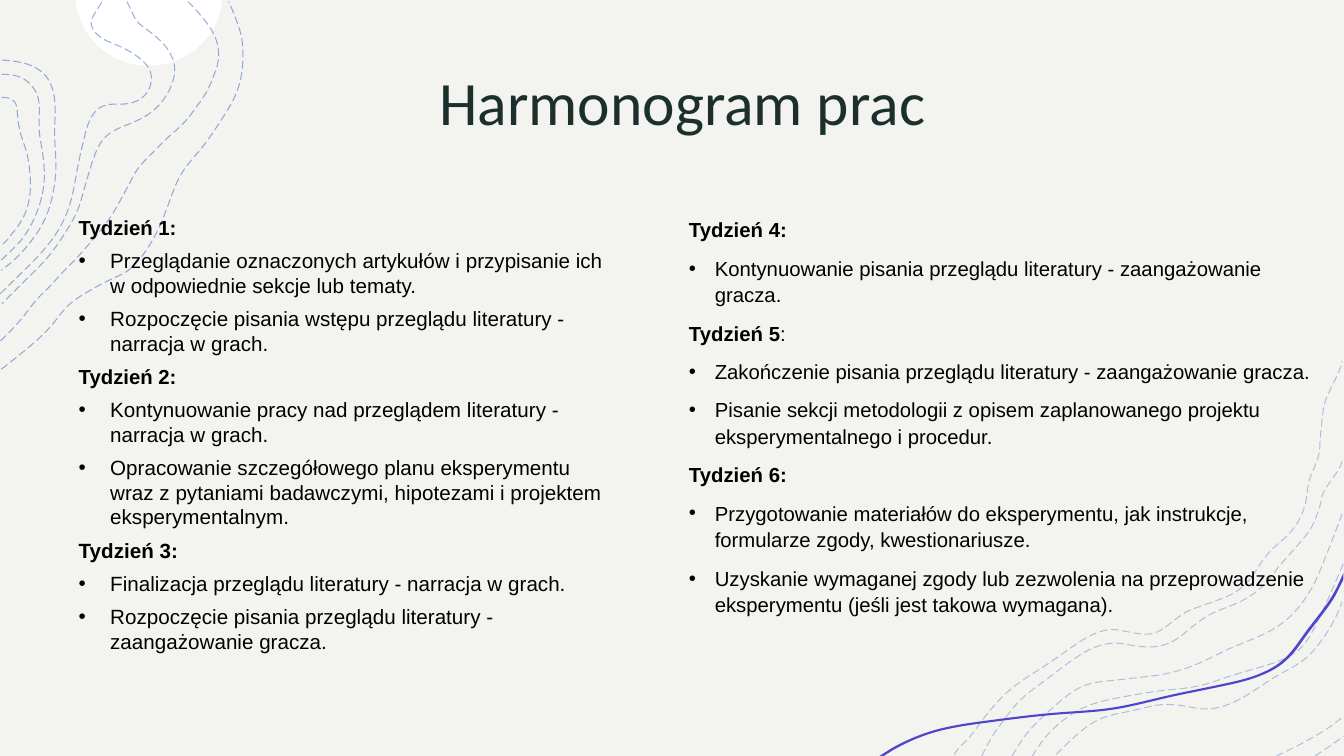
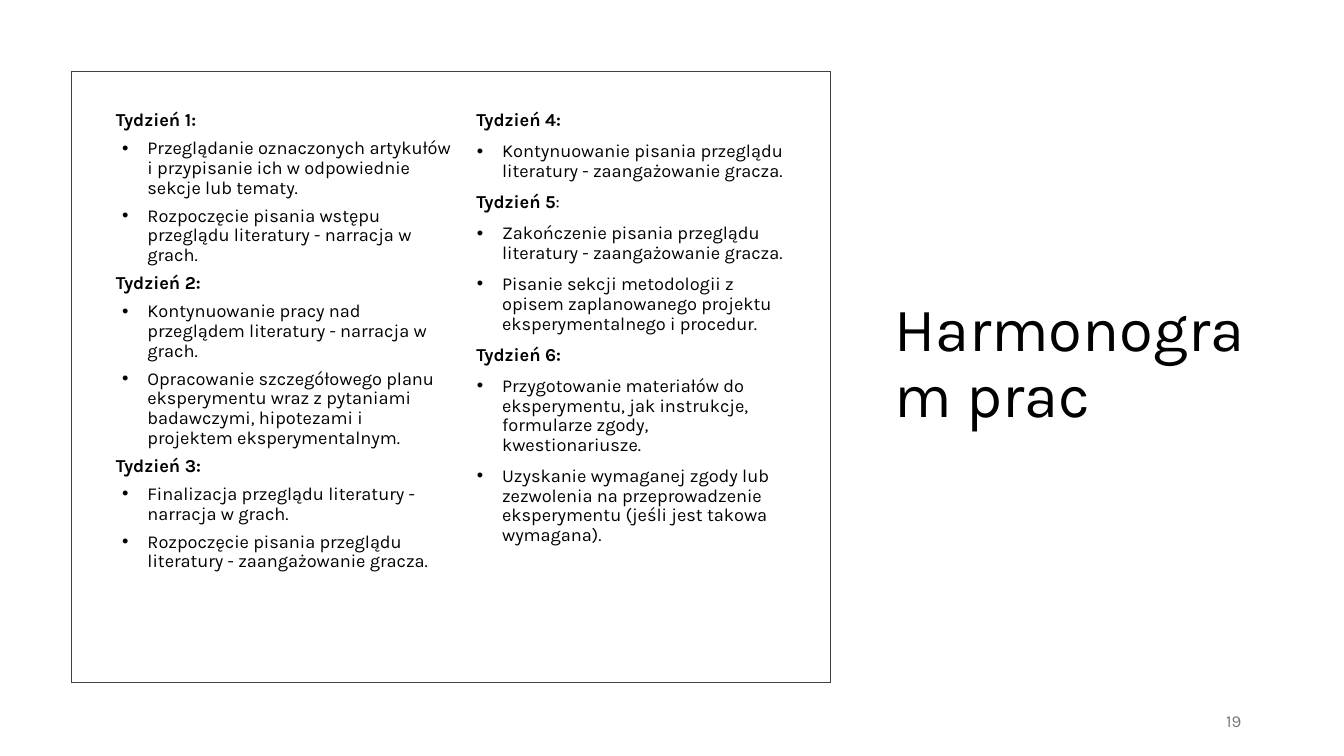
Before and after one commit to KyattPL/masters-backup, a slide deck: slide 19 of Seminarium Dyplomowe/Seminarium dyplomowe - prezka 1.pptx (slide 13 before the commit). Drawn at 1344x756 pixels with LibreOffice and Linux fonts; fonts in the diff are those of the drawing. Boxes give left, top, right and bottom in pixels: in the first picture for what was removed or moved away, otherwise in the second. Text is boxed around its words. In the diff, an @@ line names an element or a change of style, - is before the commit and + after.

```diff
--- a/Seminarium Dyplomowe/Seminarium dyplomowe - prezka 1.pptx
+++ b/Seminarium Dyplomowe/Seminarium dyplomowe - prezka 1.pptx
@@ rectangle removed at (x1=0, y1=0, x2=1344, y2=756) @@
@@ rectangle removed at (x1=0, y1=0, x2=1344, y2=756) @@
@@ freeform shape removed at (x1=1, y1=2, x2=219, y2=341) @@
@@ freeform shape removed at (x1=1, y1=2, x2=152, y2=293) @@
@@ freeform shape removed at (x1=77, y1=0, x2=223, y2=66) @@
@@ freeform shape removed at (x1=1, y1=75, x2=44, y2=261) @@
@@ rectangle added at (x1=71, y1=71, x2=831, y2=683), fill #FFFFFF, outline #404040 0.5 pt @@
@@ title "Harmonogram prac" moved from (x1=439, y1=85, x2=925, y2=136) to (x1=966, y1=387, x2=1090, y2=432) @@
@@ title "Harmonogram prac" at (x1=966, y1=387, x2=1090, y2=432): font Calibri to Karla, text colour #1B302C to #000000; alignment centre to left; line spacing 1 to 0.9 @@
@@ group removed at (x1=1, y1=0, x2=244, y2=369): 8 freeform shapes @@
@@ text "Tydzień 1:" moved from (x1=79, y1=219, x2=602, y2=654) to (x1=116, y1=111, x2=451, y2=572) @@
@@ text "Tydzień 1:" at (x1=116, y1=111, x2=451, y2=572): size 14.5 to 13 pt in "Tydzień 1:", "Tydzień 2:"; font Arial to Karla, size 14.8 to 13 pt; line spacing 1 to 0.9; indent changed @@
@@ text "Tydzień 4:" moved from (x1=689, y1=222, x2=1310, y2=617) to (x1=476, y1=111, x2=783, y2=546) @@
@@ text "Tydzień 4:" at (x1=476, y1=111, x2=783, y2=546): size 14.5 to 13 pt, font Arial to Karla; line spacing 1.1 to 0.9; indent changed @@
@@ group removed at (x1=977, y1=462, x2=1339, y2=756): 5 freeform shapes @@
@@ freeform shape removed at (x1=879, y1=573, x2=1344, y2=756) @@
@@ group removed at (x1=879, y1=362, x2=1344, y2=756): 8 freeform shapes @@
@@ freeform shape removed at (x1=1151, y1=681, x2=1315, y2=755) @@
@@ page number added at (x1=1226, y1=716, x2=1241, y2=727), 12 pt, text #797979 @@
+19
```
Also in this commit, not shown: 6 other slides changed, 15 slides added, 9 slides removed.
